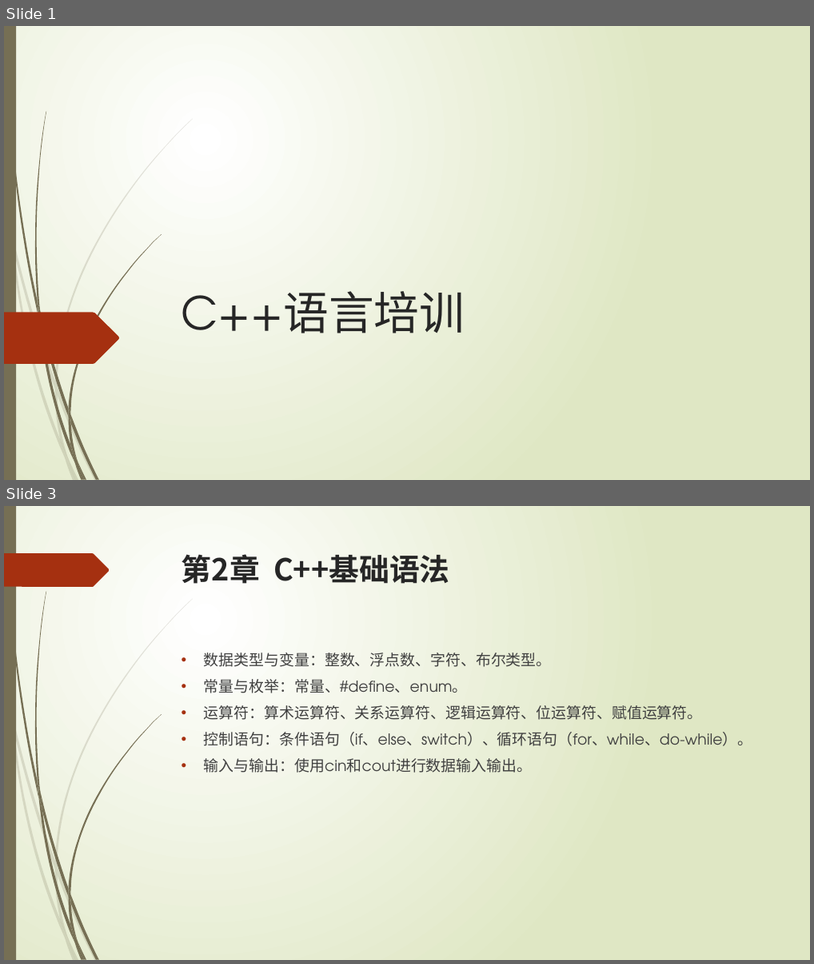
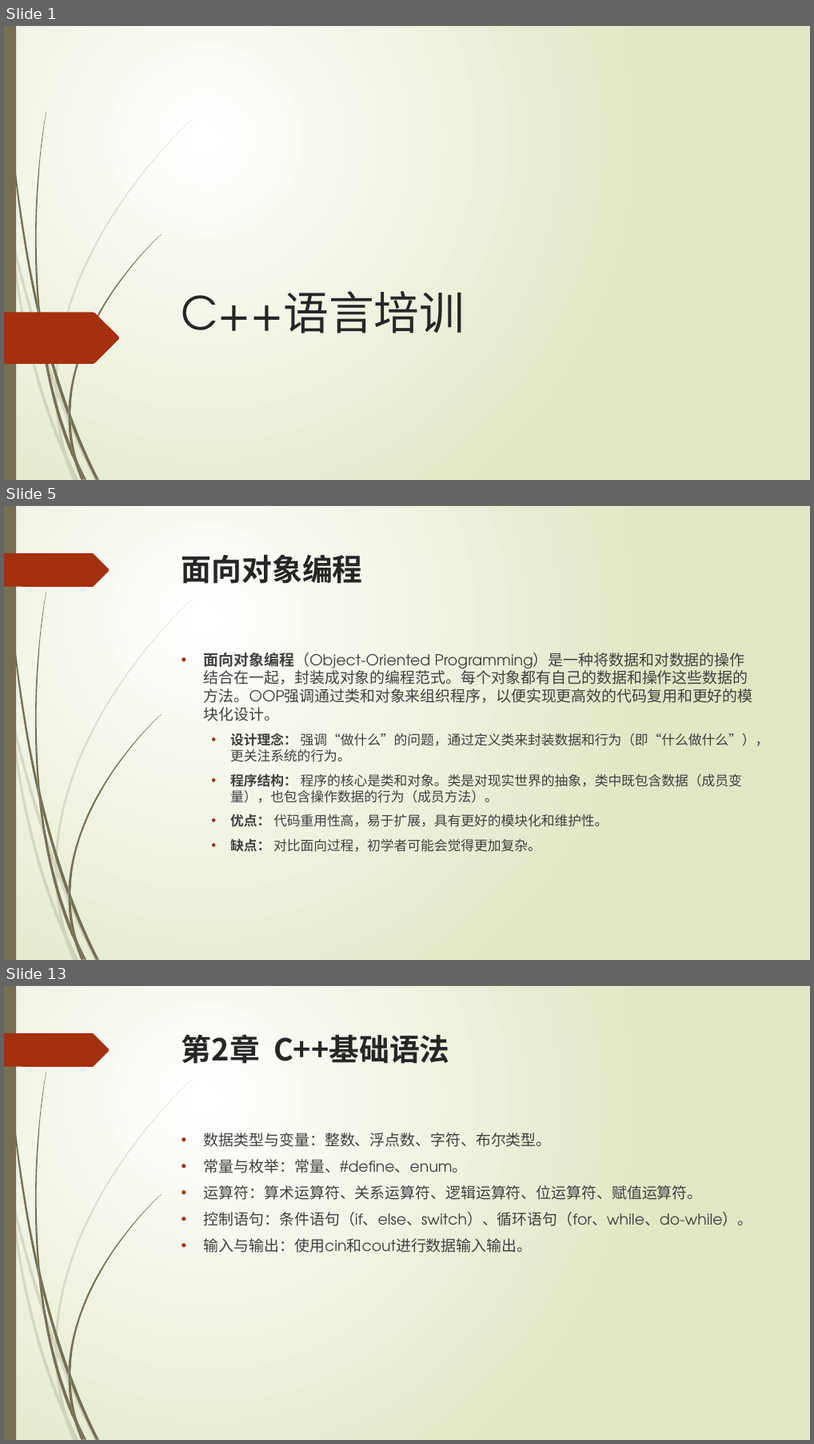
Before and after one commit to liuty2006/learn, a slide deck: learn_cpp/docs/C++语言培训.pptx. Shown one above the other, each under a label of ours: slides 1 and 3 before the commit, slides 1, 5 and 13 after it; the slides between them are not shown. The pictures are 814x964 and 814x1444 pixels, drawn with LibreOffice and Linux fonts; fonts in the diff are those of the drawing. Boxes give left, top, right and bottom in pixels: in the first picture for what was removed or moved away, otherwise in the second. Text is boxed around its words. In the diff, an @@ line names an element or a change of style, - is before the commit and + after.

```diff
--- a/learn_cpp/docs/C++语言培训.pptx
+++ b/learn_cpp/docs/C++语言培训.pptx
@@ slide 5 added at bbox=[4, 506, 810, 960], background gradient #FFFFFF to #DFE8C4; not listed: 24 template elements that a slide beside it also shows @@
@@ title added at bbox=[182, 554, 363, 584], 36 pt, text #262626, bold @@
+面向对象编程
@@ text added at bbox=[204, 652, 770, 852], 16 pt, text #404040 @@
+• 面向对象编程（Object-Oriented Programming）是一种将数据和对数据的操作结合在一起，封装成对象的编程范式。每个对象都有自己的数据和操作这些数据的方法。OOP强调通过类和对象来组织程序，以便实现更高效的代码复用和更好的模块化设计。
+  • 设计理念： 强调“做什么”的问题，通过定义类来封装数据和行为（即“什么做什么”），更关注系统的行为。
+  • 程序结构： 程序的核心是类和对象。类是对现实世界的抽象，类中既包含数据（成员变量），也包含操作数据的行为（成员方法）。
+  • 优点： 代码重用性高，易于扩展，具有更好的模块化和维护性。
+  • 缺点： 对比面向过程，初学者可能会觉得更加复杂。
@@ what was slide 3 is now slide 13 @@
```
Also in this commit, not shown: 1 slide changed, 9 other slides added, 1 other file.
